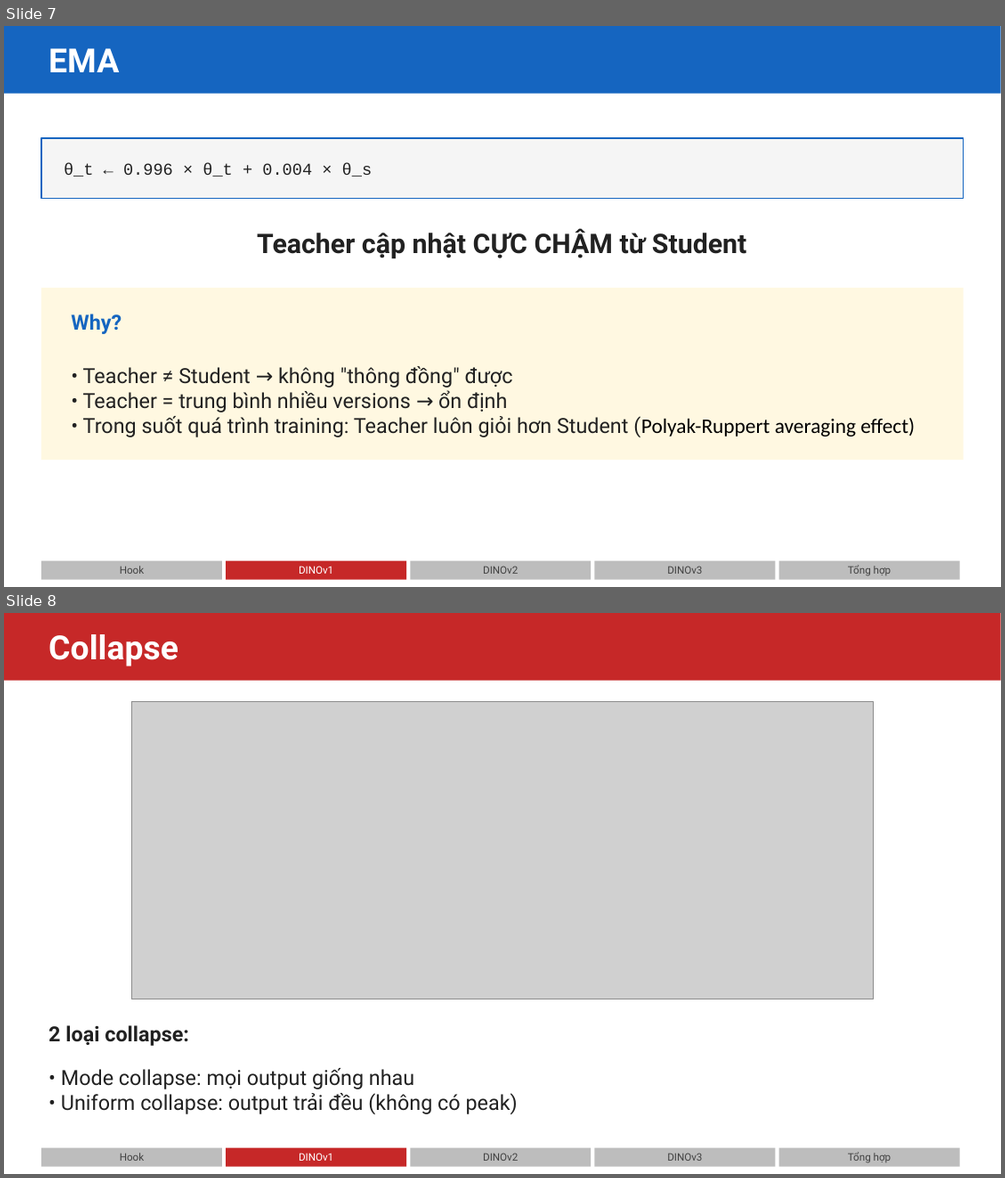
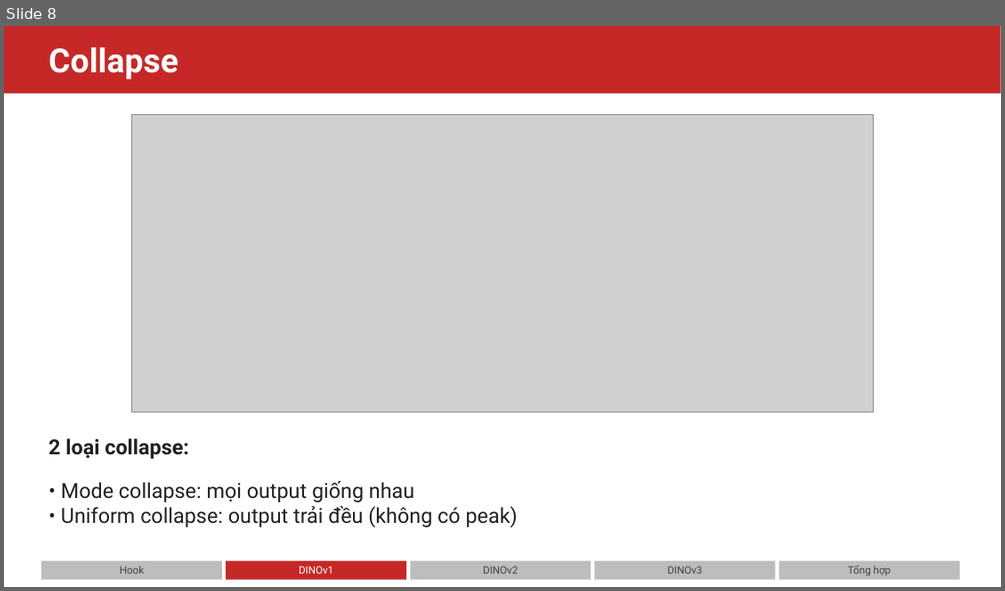
Before and after one commit to nmnhut-it/Dino, a slide deck: DINO_Seminar_v69.1.pptx. Shown one above the other, each under a label of ours: slides 7 and 8 before the commit, slide 8 after it. The pictures are 1005x1178 and 1005x591 pixels, drawn with LibreOffice and Linux fonts; fonts in the diff are those of the drawing; grey boxes stand for pictures. Boxes give left, top, right and bottom in pixels: in the first picture for what was removed or moved away, otherwise in the second. Text is boxed around its words. In the diff, an @@ line names an element or a change of style, - is before the commit and + after.

```diff
--- a/DINO_Seminar_v69.1.pptx
+++ b/DINO_Seminar_v69.1.pptx
@@ slide 7 removed at [4, 26, 1001, 587], background #FFFFFF @@
@@ rectangle removed at [4, 26, 1001, 94] @@
@@ text removed at [48, 48, 119, 72] @@
-EMA
@@ rectangle removed at [41, 138, 963, 198] @@
@@ text removed at [64, 163, 372, 176] @@
-θ_t ← 0.996 × θ_t + 0.004 × θ_s
@@ text removed at [257, 229, 747, 258] @@
-Teacher cập nhật CỰC CHẬM từ Student
@@ rectangle removed at [41, 288, 963, 459] @@
@@ text removed at [71, 313, 121, 334] @@
-Why?
@@ text removed at [83, 366, 914, 437] @@
-• Teacher ≠ Student → không "thông đồng" được
-• Teacher = trung bình nhiều versions → ổn định
-• Trong suốt quá trình training: Teacher luôn giỏi hơn Student (Polyak-Ruppert averaging effect)
@@ rectangle removed at [41, 561, 222, 580] @@
@@ text removed at [120, 565, 144, 573] @@
-Hook
@@ rectangle removed at [226, 561, 407, 580] @@
@@ text removed at [299, 565, 333, 573] @@
-DINOv1
@@ rectangle removed at [410, 561, 591, 580] @@
@@ text removed at [483, 565, 518, 573] @@
-DINOv2
@@ rectangle removed at [595, 561, 776, 580] @@
@@ text removed at [667, 565, 702, 573] @@
-DINOv3
@@ rectangle removed at [778, 561, 960, 580] @@
@@ text removed at [848, 564, 891, 576] @@
-Tổng hợp
```
Also in this commit, not shown: 3 slides changed, 3 slides added, 2 other slides removed, 2 other files.
